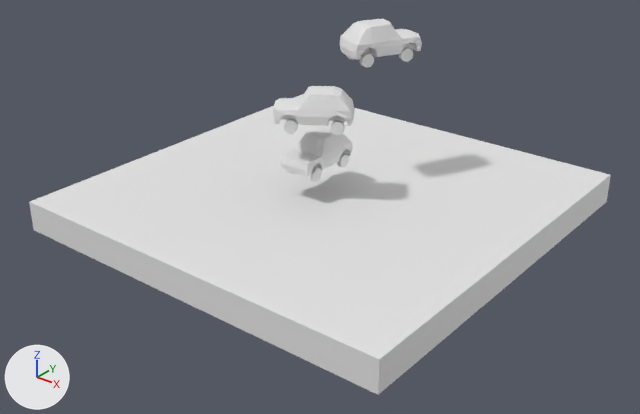
A saved change to the Blender file VehicleSys.blend.
Both versions are drawn from a camera (50 mm lens) standing at (70.9, -88.1, 49.3) and looking at (2.9, -3.0, -3.5). Every picture has the same lights, and +X, +Y and +Z are marked at lower left.

In view in the first picture: 'Plane', 'carro1', 'carro1.001', 'carro1.002'.
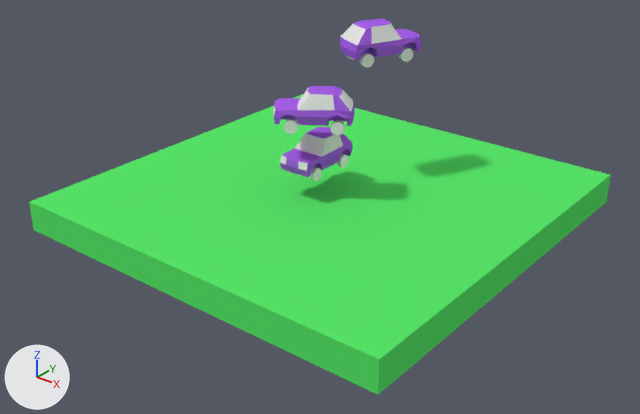
Changed parts and their boxes (x1, y1, x2, y2) in the pictures (640 x 414 px):
'Plane', recoloured (white to green): (29, 94, 611, 395) in both
'carro1.001', recoloured (white to purple): (273, 86, 355, 135) in both
'carro1.002', recoloured (white to purple): (340, 19, 422, 68) in both
'carro1', recoloured: (280, 127, 353, 182) in both
part 1 of me_cube_000, recoloured (white to purple): (274, 29, 422, 177) in both
part 2 of me_cube_000, recoloured (white to purple): (298, 25, 402, 168) in both
part 3 of me_cube_000, recoloured (white to purple): (324, 21, 367, 145) in both
part 4 of me_cube_000, recoloured (white to purple): (308, 19, 389, 138) in both
part 5 of me_cube_000, recoloured: (307, 22, 390, 134) in both

Edits to the bpy script that builds the scene:
```text
Add mat_material_001:
    mat_material_001 = diffuse_material('Material.001')
    mat_material_001.base_color = (0.8, 0.8, 0.8)  # white #e7e7e7
Add mat_material:
    mat_material = diffuse_material('Material')
    mat_material.base_color = (0.383, 0.116, 0.8)  # purple #a660e7
Add mat_floor:
    mat_floor = diffuse_material('floor')
    mat_floor.base_color = (0.0979, 0.8, 0.142)  # green #58e769
Change me_plane_004:
    where me_plane_004.from_pydata(...)  # 8 vertices, 6 faces; spans x -29.1..29.1, y -29.1..29.1, z -2.2..2.2
    add me_plane_004.materials.append(mat_floor)  # green #58e769
Change me_cube_000:
    where me_cube_000.from_pydata(...)  # 123 vertices, 110 faces; spans x -2.67..2.66, y -5.44..5.11, z -0.38..3.7
    used by ob_carro; location = (0.0, 0.0, 1.868)
    me_cube_000 part 1: 55 of the faces centred in x -2.5..2.5, y -5.38..-1.57, z -0.38..1.72 switch from no material to mat_material (purple #a65fe7)
    me_cube_000 part 2: 39 of the faces centred in x -2.59..2.54, y 0.05..5.02, z -0.38..3.52 switch from no material to mat_material (purple #a65fe7)
    me_cube_000 part 3: 3 of the faces centred in x 0.0..2.08, y 2.84..3.21, z 2.57..3.58 switch from no material to mat_material (purple #a65fe7)
    me_cube_000 part 4: 2 of the faces centred in x 0.0..1.3, y 0.73..0.81, z 3.63..3.7 switch from no material to mat_material (purple #a65fe7)
    me_cube_000 part 5: 1 of the faces centred in x -1.29, y 0.81, z 3.63 switch from no material to mat_material (purple #a65fe7)
    add me_cube_000.materials.append(mat_material_001)  # white #e7e7e7
```
